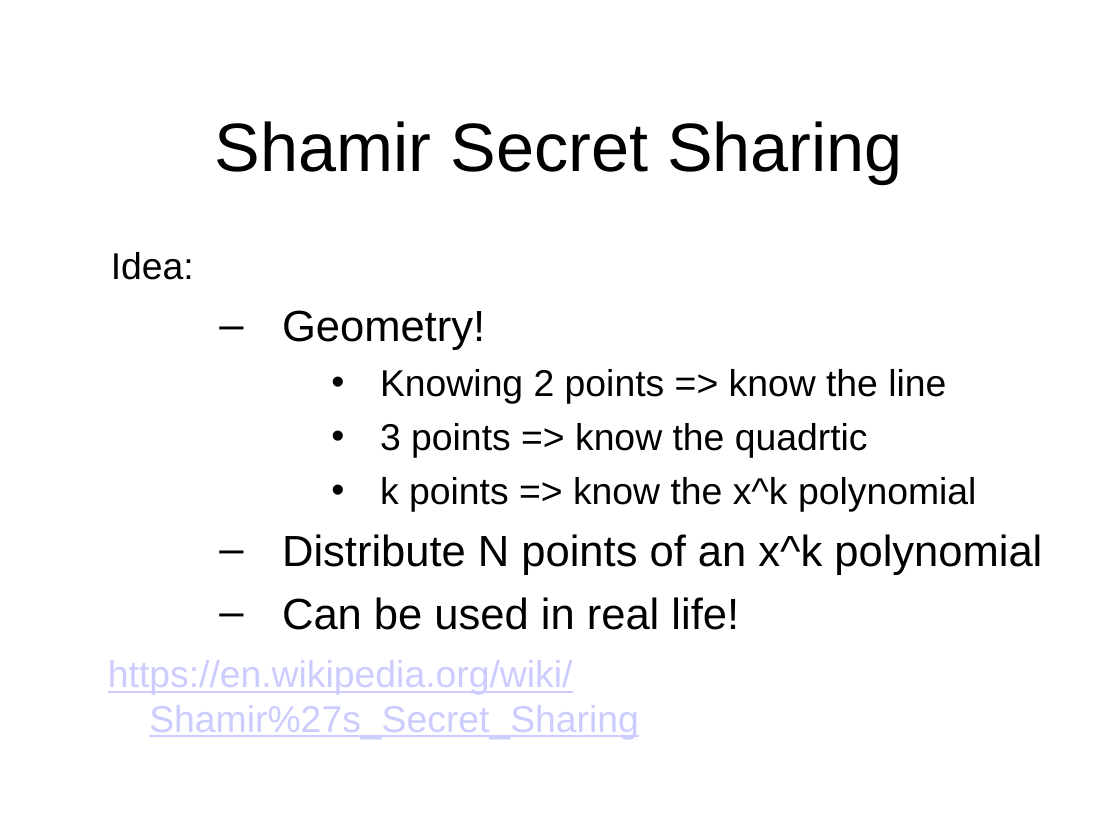
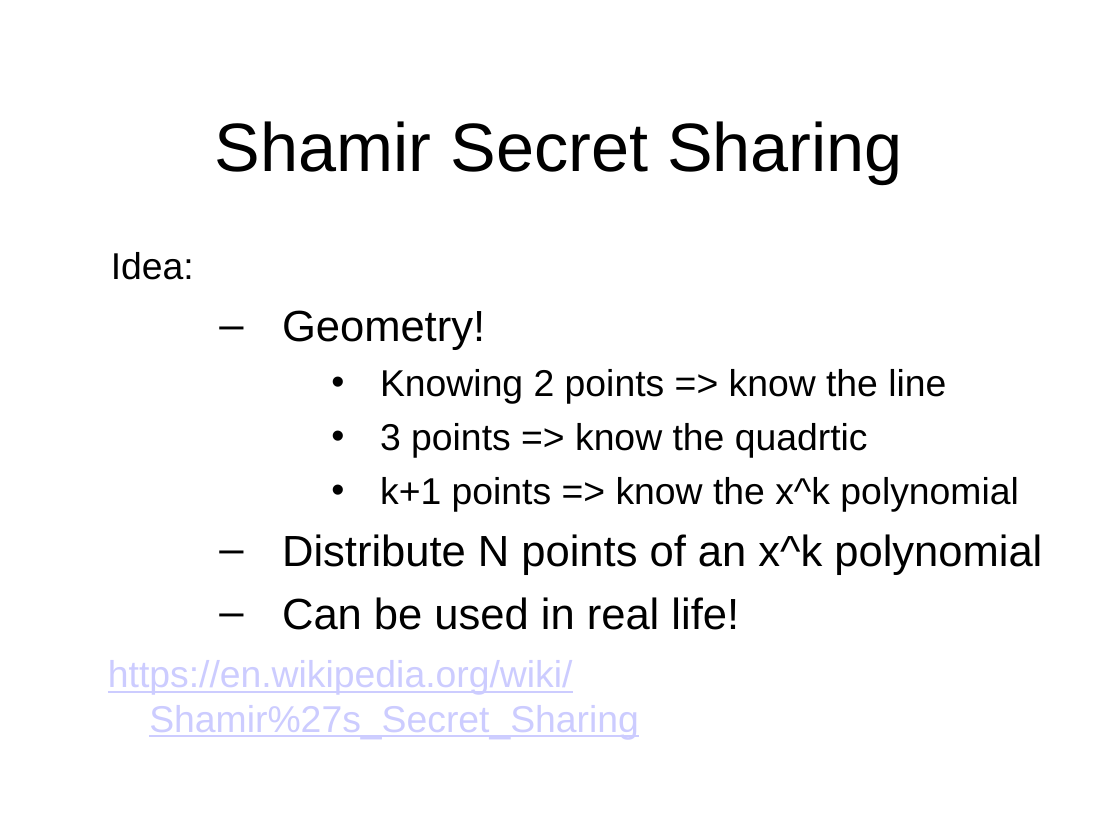
Before and after one commit to sftcd/cs7053, a slide deck: slide 159 of 2022lectures/04-crypto.odp. Drawn at 1120x840 pixels with LibreOffice and Linux fonts; fonts in the diff are those of the drawing. Boxes give left, top, right and bottom in pixels: in the first picture for what was removed or moved away, otherwise in the second. Text is boxed around its words. In the diff, an @@ line names an element or a change of style, - is before the commit and + after.

```diff
--- a/2022lectures/04-crypto.odp
+++ b/2022lectures/04-crypto.odp
@@ text at (x1=380, y1=477, x2=1018, y2=512): text changed @@
-    • k points => know the x^k polynomial
+    • k+1 points => know the x^k polynomial
```
Also in this commit, not shown: 1 other slide changed, 2 other files.
